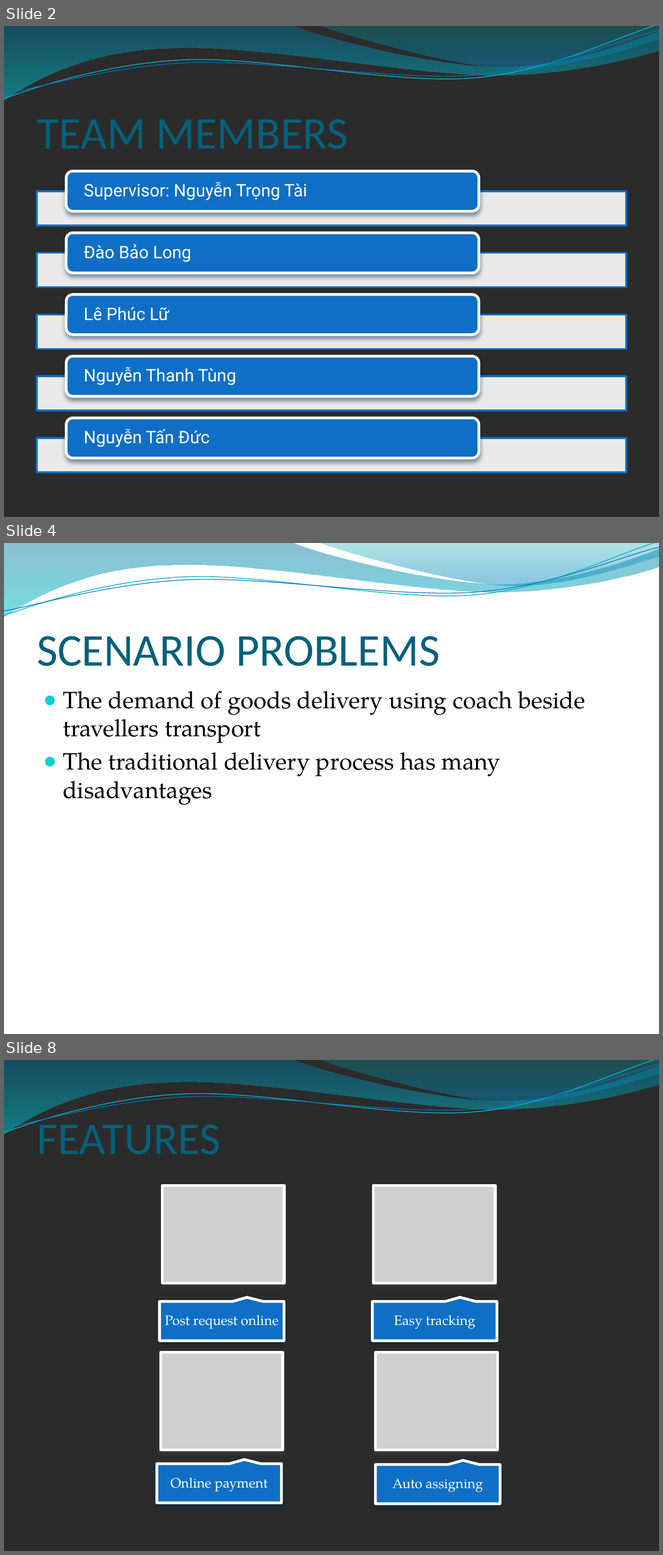
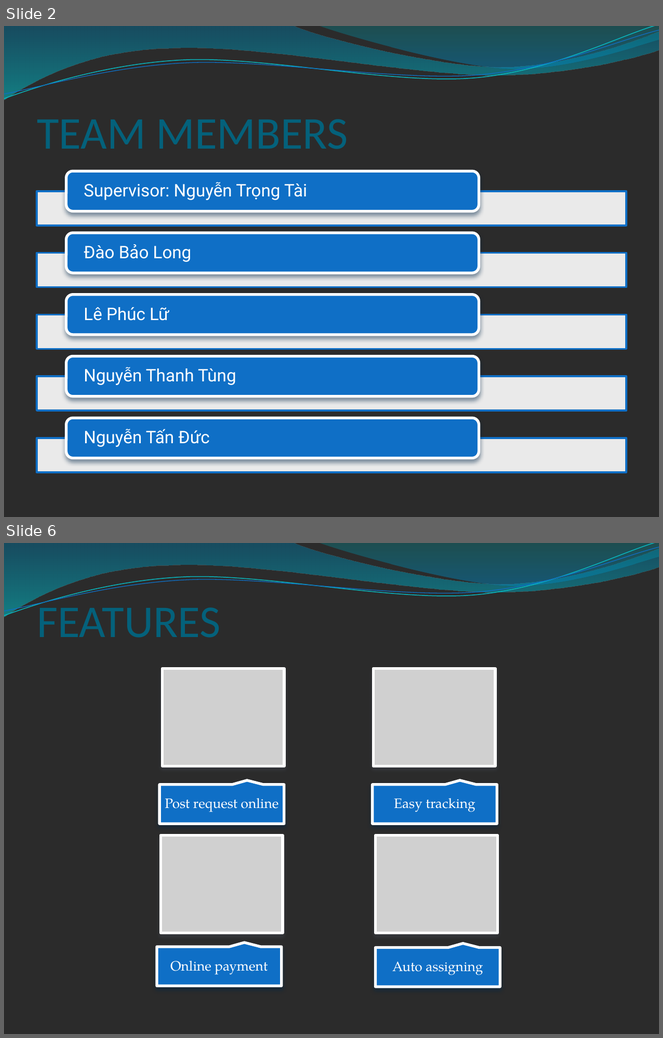
Before and after one commit to longdao2904/capstone-project-teamx, a slide deck: wiki/document/THE i-DELIVER SYSTEM.pptx. Shown one above the other, each under a label of ours: slides 2, 4 and 8 before the commit, slides 2 and 6 after it; the slides between them are not shown. The pictures are 663x1555 and 663x1038 pixels, drawn with LibreOffice and Linux fonts; fonts in the diff are those of the drawing; grey boxes stand for pictures; background and template pictures are left out; a plain dark background stands for a picture behind light text. Boxes give left, top, right and bottom in pixels: in the first picture for what was removed or moved away, otherwise in the second. Text is boxed around its words. In the diff, an @@ line names an element or a change of style, - is before the commit and + after.

```diff
--- a/wiki/document/THE i-DELIVER SYSTEM.pptx
+++ b/wiki/document/THE i-DELIVER SYSTEM.pptx
@@ slide 4 removed at [4,543,659,1034], background picture (left out); not listed: 4 template elements that a slide beside it also shows @@
@@ title removed at [37,636,440,666] @@
-SCENARIO PROBLEMS
@@ text removed at [63,691,585,805] @@
-● The demand of goods delivery using coach beside travellers transport
-● The traditional delivery process has many disadvantages
@@ what was slide 8 is now slide 6 @@
```
Also in this commit, not shown: 7 slides changed, 1 slide added, 2 other slides removed.
